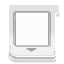
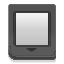
Layer changes from the first 64×64 image to the second:
added layer "Pasted Layer #2" above "Layer #1" over [16, 13, 48, 45]
hid "Cart (CTR)" over [8, 4, 60, 60]
showed "cart.png greyscale" over [8, 4, 56, 60]
